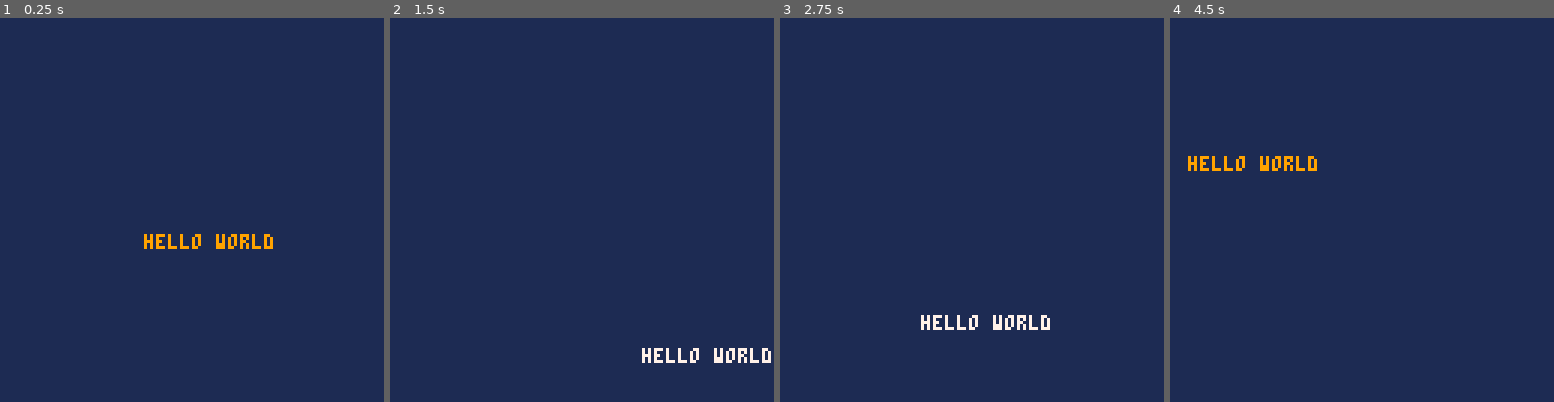
Above: before the commit, frames 1-4 (left to right).
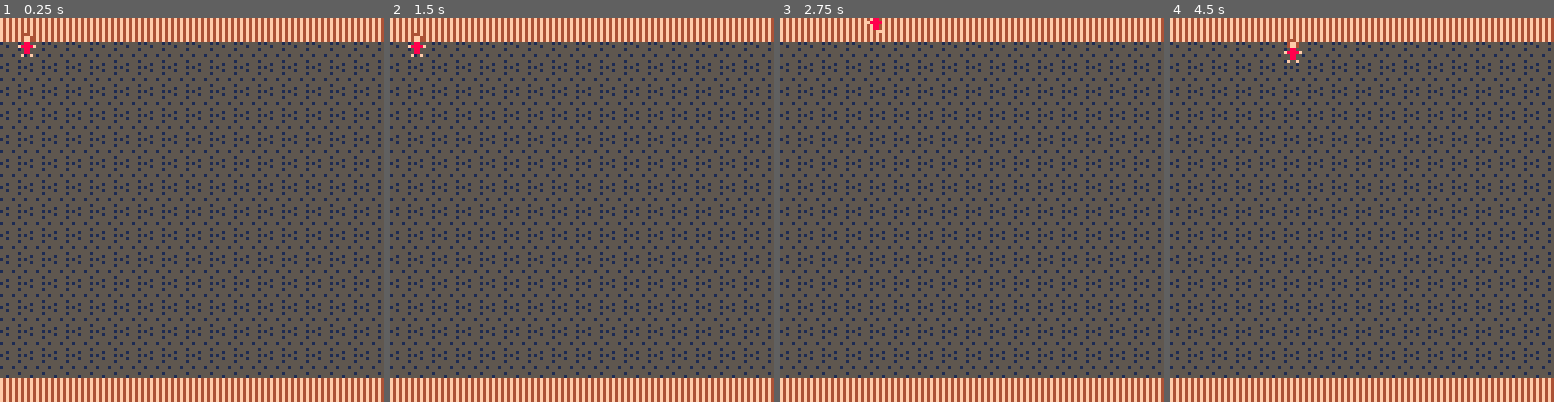
Above: after the commit, the same moments.

Repository: keller0707/Game-Dev-Work-in-Progress
Game: PICO-8 cartridge game-dev.p8
Same seed, same stepped clock (60 frames per second), same inputs: the game is played once before the commit and once after it.
Inputs:
- Up to frame 1 (0.25 s): no input
- Up to frame 2 (1.5 s): no input
- Up to frame 3 (2.75 s): hold Right 1.6-2.1 s; hold Up 2.15-2.42 s; hold Right from 2.47 s (still down)
- Up to frame 4 (4.5 s): release Right at 3.03 s; hold Left 3.08-3.58 s; hold Down 3.63-3.97 s; hold Right from 4.02 s (still down)

The runs differ from the first frame. In frame 1, 89% of the frame differs, in the area x 0-100%, y 0-100%; in frame 2, 89%; in frame 3, 89%; in frame 4, 89%.

Commit message:
Created Barebones Prototype

Diff:
--- a/game-dev.p8
+++ b/game-dev.p8
@@ -2,39 +2,13 @@
 version 41
 __lua__
 --- pico-8 game:
----  game dev: work in progress
+--- game dev: work in progress
 
-// calls at start of execution
-// init var, data, ect.
-function _init()
-	msg = "hello world" -- create var with a assigned text
-	x=40 y=64           -- create var to store x, y pos
-	dx=1 dy=1           -- create var to store x, y direction
-end
+-- Main file
+#include main.lua
 
-// calls every frame
-function _update()
-	-- update current directoin
-	x+=dx y+=dy
-
-	-- check if x position is out of bounds
-	if x<1 or x>128-#msg*4 then
-		-- flip direction
-		dx*=-1
-
-	-- check if y position is out of bounds
-	elseif y<1 or y>127-5 then
-		-- flip direction
-		dy*=-1
-	end
-end
-
-// class every frame
-// draw out object
-function _draw()
-	cls(1)
-	print(msg,x,y,8+dx,8+dy)
-end
+--Player file
+#include player.lua
 
 
 
@@ -42,3 +16,55 @@
 
 
 
+…(35 lines of a section not shown)…
+__map__
+4141414141414141414141414141414141000000000000000000000000000000000000000000000000000000000000000000000000000000000000000000000000000000000000000000000000000000000000000000000000000000000000000000000000000000000000000000000000000000000000000000000000000000
+4040404040404040404040404040404040000000000000000000000000000000000000000000000000000000000000000000000000000000000000000000000000000000000000000000000000000000000000000000000000000000000000000000000000000000000000000000000000000000000000000000000000000000
+4040404040404040404040404040404040000000000000000000000000000000000000000000000000000000000000000000000000000000000000000000000000000000000000000000000000000000000000000000000000000000000000000000000000000000000000000000000000000000000000000000000000000000
+4040404040404040404040404040404040000000000000000000000000000000000000000000000000000000000000000000000000000000000000000000000000000000000000000000000000000000000000000000000000000000000000000000000000000000000000000000000000000000000000000000000000000000
+4040404040404040404040404040404040000000000000000000000000000000000000000000000000000000000000000000000000000000000000000000000000000000000000000000000000000000000000000000000000000000000000000000000000000000000000000000000000000000000000000000000000000000
+4040404040404040404040404040404040000000000000000000000000000000000000000000000000000000000000000000000000000000000000000000000000000000000000000000000000000000000000000000000000000000000000000000000000000000000000000000000000000000000000000000000000000000
+4040404040404040404040404040404040000000000000000000000000000000000000000000000000000000000000000000000000000000000000000000000000000000000000000000000000000000000000000000000000000000000000000000000000000000000000000000000000000000000000000000000000000000
+4040404040404040404040404040404040000000000000000000000000000000000000000000000000000000000000000000000000000000000000000000000000000000000000000000000000000000000000000000000000000000000000000000000000000000000000000000000000000000000000000000000000000000
+4040404040404040404040404040404040000000000000000000000000000000000000000000000000000000000000000000000000000000000000000000000000000000000000000000000000000000000000000000000000000000000000000000000000000000000000000000000000000000000000000000000000000000
+4040404040404040404040404040404040000000000000000000000000000000000000000000000000000000000000000000000000000000000000000000000000000000000000000000000000000000000000000000000000000000000000000000000000000000000000000000000000000000000000000000000000000000
+4040404040404040404040404040404040000000000000000000000000000000000000000000000000000000000000000000000000000000000000000000000000000000000000000000000000000000000000000000000000000000000000000000000000000000000000000000000000000000000000000000000000000000
+4040404040404040404040404040404040000000000000000000000000000000000000000000000000000000000000000000000000000000000000000000000000000000000000000000000000000000000000000000000000000000000000000000000000000000000000000000000000000000000000000000000000000000
+4040404040404040404040404040404040000000000000000000000000000000000000000000000000000000000000000000000000000000000000000000000000000000000000000000000000000000000000000000000000000000000000000000000000000000000000000000000000000000000000000000000000000000
+4040404040404040404040404040404040000000000000000000000000000000000000000000000000000000000000000000000000000000000000000000000000000000000000000000000000000000000000000000000000000000000000000000000000000000000000000000000000000000000000000000000000000000
+4040404040404040404040404040404040000000000000000000000000000000000000000000000000000000000000000000000000000000000000000000000000000000000000000000000000000000000000000000000000000000000000000000000000000000000000000000000000000000000000000000000000000000
+4141414141414141414141414141414141000000000000000000000000000000000000000000000000000000000000000000000000000000000000000000000000000000000000000000000000000000000000000000000000000000000000000000000000000000000000000000000000000000000000000000000000000000
--- /dev/null
+++ b/main.lua
@@ -0,0 +1,23 @@
+// calls at start of execution
+// init var, data, ect.
+function _init()
+    -- initialize player
+	init_player()
+end
+
+// calls every frame
+function _update()
+	playerkeypress()
+end
+
+// class every frame
+// draw out object
+function _draw()
+	cls(1)
+
+	-- updates map
+	map(0,0,0,0,16,16)
+
+	-- updates sprite
+	player_draw()
+end
--- /dev/null
+++ b/player.lua
@@ -0,0 +1,18 @@
+
+function init_player()
+    p={}
+    p.x=5
+    p.y=5
+end
+
+function playerkeypress()
+    -- Key Presses
+	if btn(0) then p.x-=1 end -- Left Arrow
+ 	if btn(1) then p.x+=1 end -- Right Arrow
+ 	if btn(2) then p.y-=1 end -- Up Arrow
+ 	if btn(3) then p.y+=1 end -- Down Arrow
+end
+
+function player_draw()
+    spr(1, p.x, p.y)
+end
Not shown, changed: 40 lines of the sprite sheet (__gfx__) section of game-dev.p8
